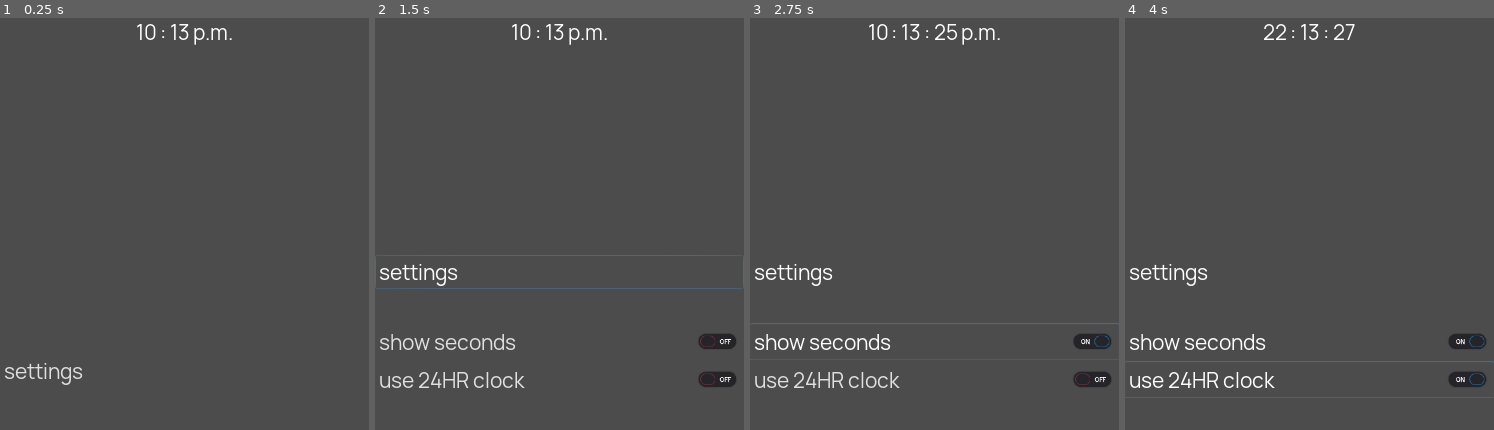
Above: before the commit, frames 1-4 (left to right).
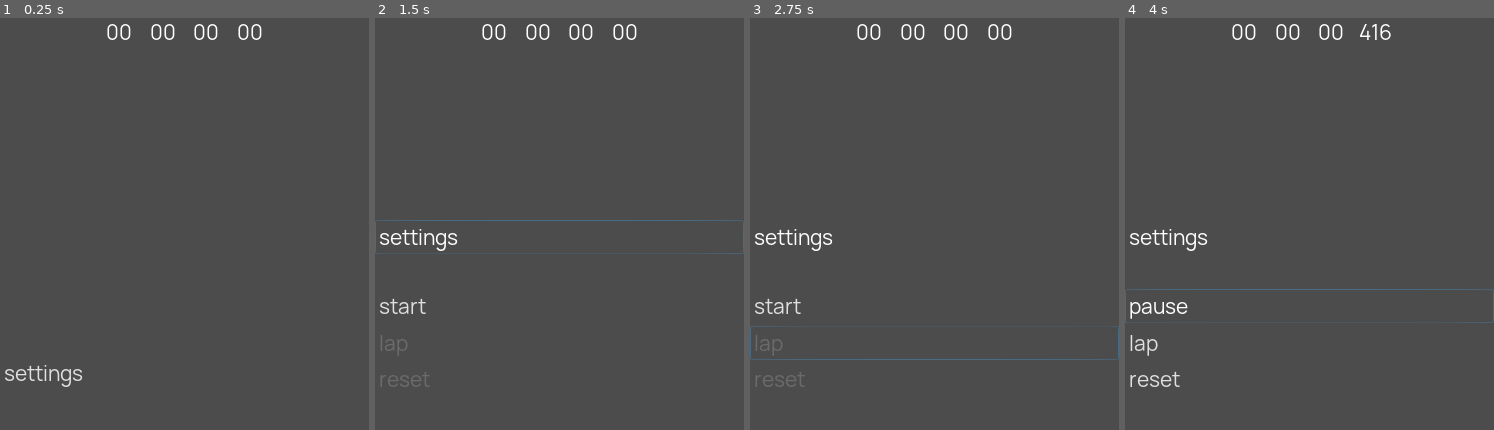
Above: after the commit, the same moments.

Repository: mrwm/clock
Game: Godot game, scene res://Main.tscn
Two runs of this game, one before a commit and one after it. Both use one fixed random seed, a clock stepped at 60 frames per second and the inputs below.
Inputs (mouse positions are in pixels of both pictures, inside the frame that each line leads up to):
- Up to frame 1 (0.25 s): no input
- Up to frame 2 (1.5 s): tap Enter at 0.5 s; move the mouse to (outside the picture) at 0.52 s; click (outside the picture) at 0.67 s; click "settings" at 1.25 s
- Up to frame 3 (2.75 s): click (934, 343) at 2 s, where only the run before the commit has a clickable "show seconds"
- Up to frame 4 (4 s): click (1309, 380) at 2.75 s, where only the run before the commit has a clickable "use 24HR clock"; click (1309, 306) at 3.5 s, where only the run after the commit has a clickable "start"

The runs differ from the first frame. In frame 1, 1.1% of the frame differs, in the area x 1-72%, y 1-90%; in frame 2, 4.1%; in frame 3, 3.7%; in frame 4, 4.3%, in the area x 0-100%, y 1-93%.

Commit message:
add ability to reset the stopwatch in the settings

Diff:
--- a/Main.gd
+++ b/Main.gd
@@ -5,7 +5,7 @@
 #var AlarmScene : PackedScene = load("res://Alarm.tscn")
 var ClockScene : PackedScene = load("res://Clock.tscn")
 #var TimerScene : PackedScene = load("res://Timer.tscn")
-#var StopwatchScene : PackedScene = load("res://Stopwatch.tscn")
+var StopwatchScene : PackedScene = load("res://Stopwatch.tscn")
 
 # only load the screen once
 var isSceneLoaded = false
@@ -13,18 +13,14 @@
 # Called when the node enters the scene tree for the first time.
 func _ready():
   Variables.currentScene = Variables.defaultScene
-  #var Menu : PackedScene = load("res://Menu.tscn")
-  #var menu = Menu.instance()
-  #add_child(menu)
   pass # Replace with function body.
-
 
 # Called every frame. 'delta' is the elapsed time since the previous frame.
 func _process(_delta):
   if (!isSceneLoaded):
     match Variables.currentScene:
       Variables.CurrentSceneIs.ALARM:
-        #var alarmScene = AlarmScene.instance()
+        #var AlarmScene = AlarmScene.instance()
         #add_child(alarmScene)
         pass
 
@@ -34,13 +30,13 @@
         pass
 
       Variables.CurrentSceneIs.TIMER:
-        #var timerScene = timerScene.instance()
+        #var timerScene = TimerScene.instance()
         #add_child(timerScene)
         pass
 
       Variables.CurrentSceneIs.STOPWATCH:
-        #var stopwatchScene = stopwatchScene.instance()
-        #add_child(stopwatchScene)
+        var stopwatchScene = StopwatchScene.instance()
+        add_child(stopwatchScene)
         pass
     isSceneLoaded = true
   pass
--- a/Menu.gd
+++ b/Menu.gd
@@ -3,8 +3,9 @@
 # Declare member variables here. Examples:
 onready var menuList = $"MenuList"
 var settingsBtn := Button.new()
-var secondToggle := CheckButton.new();
-var use24Toggle := CheckButton.new();
+var toggle1;
+var toggle2;
+var toggle3;
 
 var menuPostion = null
 var menuSize = null
@@ -12,12 +13,44 @@
 
 # Called when the node enters the scene tree for the first time.
 func _ready():
+
+
+  if (Variables.currentScene == Variables.CurrentSceneIs.ALARM):
+    print("alarm")
+
+  elif (Variables.currentScene == Variables.CurrentSceneIs.CLOCK):
+    toggle1 = CheckButton.new()
+    toggle1.name = "SecondToggle";
+    toggle1.text = "show seconds";
+    toggle2 = CheckButton.new()
+    toggle2.name = "Use24Toggle";
+    toggle2.text = "use 24HR clock";
+    toggle3 = CheckButton.new()
+    toggle3.visible = false;
+
+  elif (Variables.currentScene == Variables.CurrentSceneIs.TIMER):
+    print("timer")
+
+  elif (Variables.currentScene == Variables.CurrentSceneIs.STOPWATCH):
+    toggle1 = Button.new()
+    toggle1.name = "Start";
+    toggle1.text = "start";
+    toggle2 = Button.new()
+    toggle2.name = "Lap";
+    toggle2.text = "lap";
+    toggle2.disabled = true;
+    toggle3 = Button.new()
+    toggle3.name = "Reset";
+    toggle3.text = "reset";
+    toggle3.disabled = true;
+
   # Settings button
   settingsBtn.name = "SettingsBtn";
   settingsBtn.text = "settings";
   settingsBtn.align = Button.ALIGN_LEFT;
   settingsBtn.flat = true;
   settingsBtn.toggle_mode = true;
+  # warning-ignore:return_value_discarded
   settingsBtn.connect("toggled", self, "_on_SettingsBtn_toggled");
   menuList.add_child(settingsBtn);
 
@@ -25,20 +58,31 @@
   var paddingLabel1 := Label.new();
   paddingLabel1.name = "SettingsPad1";
   menuList.add_child(paddingLabel1);
+  paddingLabel1.rect_size.y = 100
+
+  # First toggle
+  toggle1.align = Button.ALIGN_LEFT;
+  toggle1.flat = true;
+  toggle1.toggle_mode = true;
+  # warning-ignore:return_value_discarded
+  toggle1.connect("toggled", self,"_on_FirstToggle_toggled");
+  menuList.add_child(toggle1);
 
   # Second toggle
-  secondToggle.name = "SecondToggle";
-  secondToggle.text = "show seconds";
-  secondToggle.align = Button.ALIGN_LEFT;
-  secondToggle.connect("toggled", self,"_on_SecondToggle_toggled");
-  menuList.add_child(secondToggle);
+  toggle2.align = Button.ALIGN_LEFT;
+  toggle2.flat = true;
+  toggle2.toggle_mode = true;
+  # warning-ignore:return_value_discarded
+  toggle2.connect("toggled", self,"_on_SecondToggle_toggled");
+  menuList.add_child(toggle2);
 
-  # 24 Hour toggle
-  use24Toggle.name = "Use24Toggle";
-  use24Toggle.text = "use 24HR clock";
-  use24Toggle.align = Button.ALIGN_LEFT;
-  use24Toggle.connect("toggled", self,"_on_User24Toggle_toggled");
-  menuList.add_child(use24Toggle);
+  # Third toggle
+  toggle3.align = Button.ALIGN_LEFT;
+  toggle3.flat = true;
+  toggle3.toggle_mode = true;
+  # warning-ignore:return_value_discarded
+  toggle3.connect("toggled", self,"_on_ThirdToggle_toggled");
+  menuList.add_child(toggle3);
 
   # Padding label
   var paddingLabel2 := Label.new();
@@ -91,12 +135,64 @@
   Variables.showSettings = button_pressed;
   pass
 
-# Manual signal connect
-func _on_SecondToggle_toggled(button_pressed):
-  Variables.showSeconds = button_pressed;
-  pass # Replace with function body.
+# Signal connect via code
+func _on_FirstToggle_toggled(button_pressed):
+  #if (Variables.currentScene == Variables.CurrentSceneIs.ALARM):
+  #  print("alarm")
+
+  # replace with elif
+  if (Variables.currentScene == Variables.CurrentSceneIs.CLOCK):
+    Variables.showSeconds = button_pressed;
+
+  #elif (Variables.currentScene == Variables.CurrentSceneIs.TIMER):
+  #  print("timer")
+
+  elif (Variables.currentScene == Variables.CurrentSceneIs.STOPWATCH):
+    Variables.stopwatchRun = button_pressed;
+    if (Variables.stopwatchRun):
+      toggle1.text = "pause"
+      toggle2.disabled = false;
+      toggle3.disabled = false;
+    else:
+      toggle1.text = "resume"
+      toggle2.disabled = true;
+  pass
 
 # Signal connect via code
-func _on_User24Toggle_toggled(button_pressed):
-  Variables.use24hour = button_pressed;
+func _on_SecondToggle_toggled(button_pressed):
+  #if (Variables.currentScene == Variables.CurrentSceneIs.ALARM):
+  #  print("alarm")
+
+  # replace with elif
+  if (Variables.currentScene == Variables.CurrentSceneIs.CLOCK):
+    Variables.use24hour = button_pressed;
+
+  #elif (Variables.currentScene == Variables.CurrentSceneIs.TIMER):
+  #  print("timer")
+
+  elif (Variables.currentScene == Variables.CurrentSceneIs.STOPWATCH):
+    print("stopwatch")
   pass
+
+# Signal connect via code
+# warning-ignore:unused_argument
+func _on_ThirdToggle_toggled(button_pressed):
+  #if (Variables.currentScene == Variables.CurrentSceneIs.ALARM):
+  #  Variables.stopwatchReset = null;
+  #  print("alarm")
+
+  # replace with elif
+  if (Variables.currentScene == Variables.CurrentSceneIs.CLOCK):
+    print("clock")
+
+  #elif (Variables.currentScene == Variables.CurrentSceneIs.TIMER):
+  #  print("timer")
+
+  elif (Variables.currentScene == Variables.CurrentSceneIs.STOPWATCH):
+    toggle1.text = "start"
+    toggle1.pressed = false;
+    toggle2.disabled = true;
+    toggle3.disabled = true;
+    Variables.stopwatchRun = false;
+    Variables.stopwatchReset = true;
+  pass
--- a/Stopwatch.gd
+++ b/Stopwatch.gd
@@ -1,7 +1,6 @@
 extends Control
 
 # Variables
-var isRunning = false;
 var logged = {
   hour = 0,
   minute = 0,
@@ -18,13 +17,12 @@
 
 # Called when the node enters the scene tree for the first time.
 func _ready():
-  # Countdown timer for counting up
-  timer.autostart = true;
-  timer.wait_time = 1;
-  timer.name = "Timer"
-  timer.connect("timeout", self, "_on_Timeout")
-  add_child(timer)
+  Variables.currentScene = Variables.CurrentSceneIs.STOPWATCH
+  var Menu : PackedScene = load("res://Menu.tscn")
+  var menu = Menu.instance()
+  add_child(menu)
 
+  _prepareTimer()
 
   Variables.currentScene = Variables.CurrentSceneIs.STOPWATCH
 
@@ -33,16 +31,24 @@
   secondLabel.rect_min_size = Vector2(120,0);
   milsecLabel.rect_min_size = Vector2(120,0);
 
-  #print(Engine.time_scale) #How fast we want the program to run
-  #milsecLabel.visible = false;
-  pass
+  Variables.stopwatchRun = false;
+
 
 # Called every frame. 'delta' is the elapsed time since the previous frame.
 func _process(_delta):
-  var systemMs = 1 - timer.time_left
-  systemMs = float(str(systemMs).left(5))*1000
+  var systemMs = 1
+  if (timer != null):
+    systemMs = systemMs - timer.time_left
+    systemMs = float(str(systemMs).left(5))*1000
 
-  logged.milsec = systemMs
+  logged.milsec = systemMs;
+  timer.paused = !Variables.stopwatchRun;
+#    var deltamin = float(str(delta).left(5))*1000
+#    if (timer.time_left == deltamin):
+#      pass
+#    timer.paused = !Variables.stopwatchRun
+#  else:
+#    timer.paused = !Variables.stopwatchRun
 
   # Pad numbers with a leading zero if the number is less than 10
   # Convert variable to string, then check if it is 2 digits long
@@ -60,6 +66,20 @@
   minuteLabel.set_text(str(logged.minute));
   secondLabel.set_text(str(logged.second));
   milsecLabel.set_text(str(logged.milsec));
+
+  if (Variables.stopwatchReset):
+    logged = {
+      hour = 0,
+      minute = 0,
+      second = 0,
+      milsec = 0
+      }
+    timer.queue_free()
+    _prepareTimer()
+    Variables.stopwatchReset = null;
+  elif (Variables.stopwatchReset != null):
+    timer.start()
+    pass
 
   pass
 
@@ -81,3 +101,14 @@
 func _on_Timeout():
   update_time(logged)
   pass
+
+func _prepareTimer():
+  # Countdown timer for counting up
+  timer = Timer.new()
+  timer.autostart = true
+  timer.wait_time = 1
+  timer.name = "Timer"
+  timer.paused = !Variables.stopwatchRun;
+  # warning-ignore:return_value_discarded
+  timer.connect("timeout", self, "_on_Timeout")
+  add_child(timer)
--- a/Stopwatch.tscn
+++ b/Stopwatch.tscn
@@ -14,15 +14,15 @@
 
 [node name="CenterContainer" type="CenterContainer" parent="VBoxContainer"]
 margin_right = 1080.0
-margin_bottom = 2025.0
+margin_bottom = 2340.0
 size_flags_horizontal = 3
 size_flags_vertical = 3
 
 [node name="TimeSplit" type="HBoxContainer" parent="VBoxContainer/CenterContainer"]
 margin_left = 367.0
-margin_top = 968.0
+margin_top = 1125.0
 margin_right = 713.0
-margin_bottom = 1057.0
+margin_bottom = 1214.0
 size_flags_horizontal = 3
 size_flags_vertical = 3
 
@@ -64,22 +64,3 @@
 text = "..."
 align = 1
 valign = 1
-
-[node name="ToggleStart" type="Button" parent="VBoxContainer"]
-margin_top = 2033.0
-margin_right = 1080.0
-margin_bottom = 2134.0
-text = "start"
-flat = true
-
-[node name="LapBtn" type="Button" parent="VBoxContainer"]
-margin_top = 2142.0
-margin_right = 1080.0
-margin_bottom = 2243.0
-text = "lap"
-flat = true
-
-[node name="LapBtn2" type="Label" parent="VBoxContainer"]
-margin_top = 2251.0
-margin_right = 1080.0
-margin_bottom = 2340.0
--- a/Variables.gd
+++ b/Variables.gd
@@ -1,14 +1,17 @@
 extends Node
 
 
-# Declare member variables here. Examples:
-# var a = 2
-# var b = "text"
+enum CurrentSceneIs { ALARM, CLOCK, TIMER, STOPWATCH }
+var currentScene = null
+var defaultScene = CurrentSceneIs.STOPWATCH
 
+var showSettings = false;
+
+# Clock
 var showSeconds = false;
 var use24hour = false;
-var showSettings = false;
 
-enum CurrentSceneIs { CLOCK, TIMER, STOPWATCH, ALARM }
-var currentScene = null
-var defaultScene = CurrentSceneIs.CLOCK
+# Stopwatch
+var stopwatchRun;
+var stopwatchLap = [];
+var stopwatchReset;
